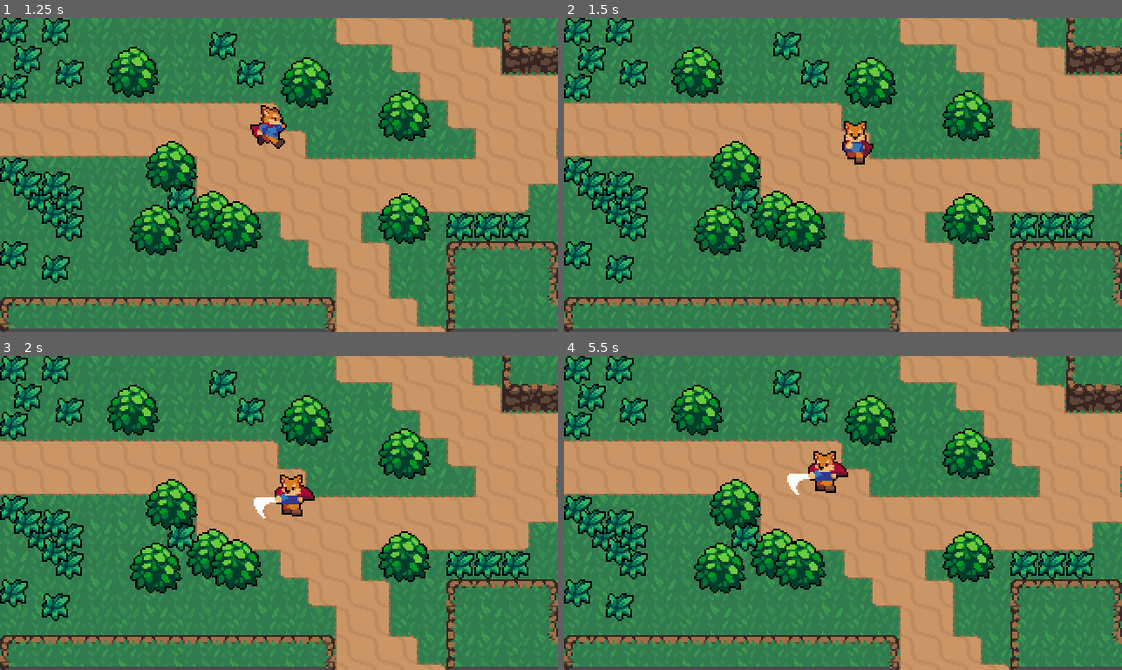
Above: before the commit, frames 1-4 (two rows, left to right).
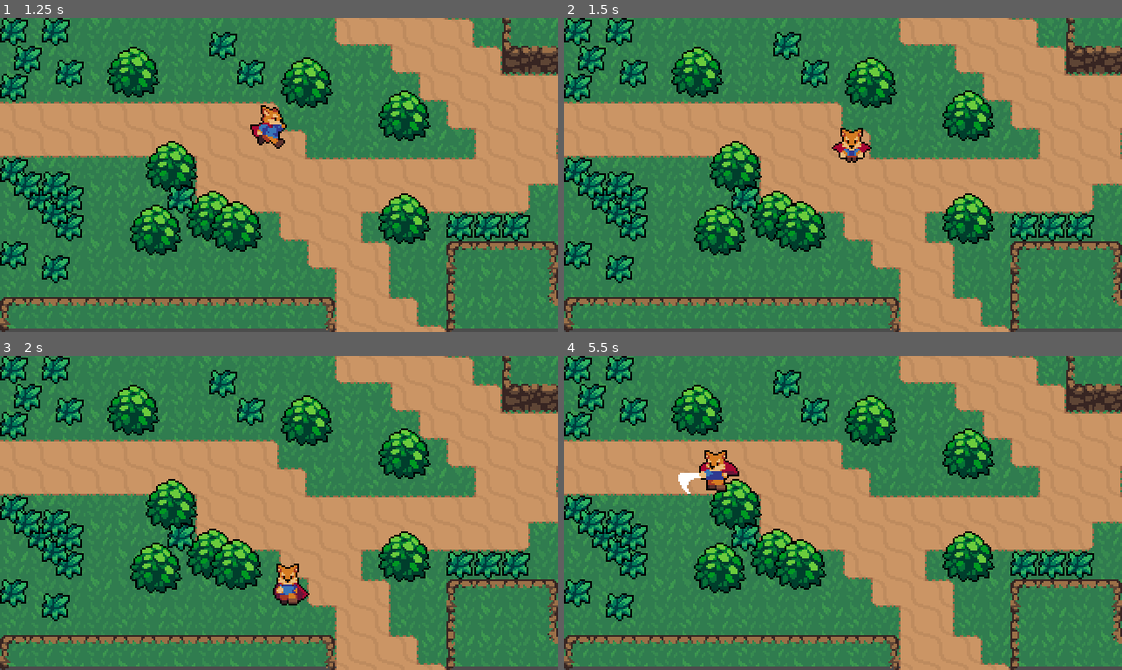
Above: after the commit, the same moments.

Repository: lefev/heart_beast_rpg
Game: Godot game, scene res://scenes/main/Main.tscn
The game is run twice, just before and just after one commit, with the same random seed, the same clock (stepped at 60 frames per second) and the same inputs.
Inputs (mouse positions are in pixels of both pictures, inside the frame that each line leads up to):
- Up to frame 1 (1.25 s): tap Enter at 0.5 s; move the mouse to (401, 159) at 0.52 s; hold D (move_right) from 0.53 s (still down); click (401, 159) at 0.6 s; tap K (roll, bound only after the commit) at 0.8 s
- Up to frame 2 (1.5 s): move the mouse to (731, 190) at 1.27 s; release D (move_right) at 1.28 s; hold S (move_down) from 1.28 s (still down); tap K (roll, bound only after the commit) at 1.35 s
- Up to frame 3 (2 s): keep holding S (move_down); click (167, 528) at 1.55 s
- Up to frame 4 (5.5 s): move the mouse to (898, 443) at 2.02 s; release S (move_down) at 2.03 s; hold D (move_right) 2.03-2.78 s; click (898, 443) at 2.1 s; tap K (roll, bound only after the commit) at 2.3, 2.85, 3.8, 4.35, 5.3 s; move the mouse to (815, 575) at 2.77 s; hold W (move_up) 2.78-3.53 s; click (815, 575) at 3.05 s; move the mouse to (1010, 560) at 3.52 s; hold A (move_left) 3.53-5.03 s; click (1010, 560) at 3.6 s; move the mouse to (675, 465) at 4.27 s; click (675, 465) at 4.55 s; move the mouse to (870, 513) at 5.02 s; hold S (move_down) from 5.03 s (still down); click (870, 513) at 5.1 s

Frame 1 is identical in both runs. In frame 2, 0.6% of the frame differs, in the area x 47-56%, y 32-47%; in frame 3, 1.3%; in frame 4, 1.5%, in the area x 20-51%, y 30-45%.

Commit message:
feat: adds rolling state and animation to the player

Diff:
--- a/tiny_quest/entities/player/Player.tscn
+++ b/tiny_quest/entities/player/Player.tscn
@@ -285,6 +285,126 @@
 "transitions": PoolRealArray( 1 ),
 "update": 1,
 "values": [ 6 ]
+}
+
+[sub_resource type="Animation" id=36]
+resource_name = "roll_down"
+length = 0.5
+tracks/0/type = "value"
+tracks/0/path = NodePath("Sprite:frame")
+tracks/0/interp = 1
+tracks/0/loop_wrap = true
+tracks/0/imported = false
+tracks/0/enabled = true
+tracks/0/keys = {
+"times": PoolRealArray( 0, 0.1, 0.2, 0.3, 0.4 ),
+"transitions": PoolRealArray( 1, 1, 1, 1, 1 ),
+"update": 1,
+"values": [ 55, 56, 57, 58, 59 ]
+}
+tracks/1/type = "method"
+tracks/1/path = NodePath(".")
+tracks/1/interp = 1
+tracks/1/loop_wrap = true
+tracks/1/imported = false
+tracks/1/enabled = true
+tracks/1/keys = {
+"times": PoolRealArray( 0.5 ),
+"transitions": PoolRealArray( 1 ),
+"values": [ {
+"args": [  ],
+"method": "roll_animation_finished"
+} ]
+}
+
+[sub_resource type="Animation" id=37]
+resource_name = "roll_left"
+length = 0.5
+tracks/0/type = "value"
+tracks/0/path = NodePath("Sprite:frame")
+tracks/0/interp = 1
+tracks/0/loop_wrap = true
+tracks/0/imported = false
+tracks/0/enabled = true
+tracks/0/keys = {
+"times": PoolRealArray( 0, 0.1, 0.2, 0.3, 0.4 ),
+"transitions": PoolRealArray( 1, 1, 1, 1, 1 ),
+"update": 1,
+"values": [ 50, 51, 52, 53, 54 ]
+}
+tracks/1/type = "method"
+tracks/1/path = NodePath(".")
+tracks/1/interp = 1
+tracks/1/loop_wrap = true
+tracks/1/imported = false
+tracks/1/enabled = true
+tracks/1/keys = {
+"times": PoolRealArray( 0.5 ),
+"transitions": PoolRealArray( 1 ),
+"values": [ {
+"args": [  ],
+"method": "roll_animation_finished"
+} ]
+}
+
+[sub_resource type="Animation" id=38]
+resource_name = "roll_right"
+length = 0.5
+tracks/0/type = "value"
+tracks/0/path = NodePath("Sprite:frame")
+tracks/0/interp = 1
+tracks/0/loop_wrap = true
+tracks/0/imported = false
+tracks/0/enabled = true
+tracks/0/keys = {
+"times": PoolRealArray( 0, 0.1, 0.2, 0.3, 0.4 ),
+"transitions": PoolRealArray( 1, 1, 1, 1, 1 ),
+"update": 1,
+"values": [ 40, 41, 42, 43, 44 ]
+}
+tracks/1/type = "method"
+tracks/1/path = NodePath(".")
+tracks/1/interp = 1
+tracks/1/loop_wrap = true
+tracks/1/imported = false
+tracks/1/enabled = true
+tracks/1/keys = {
+"times": PoolRealArray( 0.5 ),
+"transitions": PoolRealArray( 1 ),
+"values": [ {
+"args": [  ],
+"method": "roll_animation_finished"
+} ]
+}
+
+[sub_resource type="Animation" id=39]
+resource_name = "roll_up"
+length = 0.5
+tracks/0/type = "value"
+tracks/0/path = NodePath("Sprite:frame")
+tracks/0/interp = 1
+tracks/0/loop_wrap = true
+tracks/0/imported = false
+tracks/0/enabled = true
+tracks/0/keys = {
+"times": PoolRealArray( 0, 0.1, 0.2, 0.3, 0.4 ),
+"transitions": PoolRealArray( 1, 1, 1, 1, 1 ),
+"update": 1,
+"values": [ 45, 46, 47, 48, 49 ]
+}
+tracks/1/type = "method"
+tracks/1/path = NodePath(".")
+tracks/1/interp = 1
+tracks/1/loop_wrap = true
+tracks/1/imported = false
+tracks/1/enabled = true
+tracks/1/keys = {
+"times": PoolRealArray( 0.5 ),
+"transitions": PoolRealArray( 1 ),
+"values": [ {
+"args": [  ],
+"method": "roll_animation_finished"
+} ]
 }
 
 [sub_resource type="Animation" id=10]
@@ -401,6 +521,31 @@
 max_space = Vector2( 1, 1.1 )
 blend_mode = 1
 
+[sub_resource type="AnimationNodeAnimation" id=40]
+animation = "roll_down"
+
+[sub_resource type="AnimationNodeAnimation" id=41]
+animation = "roll_up"
+
+[sub_resource type="AnimationNodeAnimation" id=42]
+animation = "roll_left"
+
+[sub_resource type="AnimationNodeAnimation" id=43]
+animation = "roll_right"
+
+[sub_resource type="AnimationNodeBlendSpace2D" id=44]
+blend_point_0/node = SubResource( 40 )
+blend_point_0/pos = Vector2( 0, 1.1 )
+blend_point_1/node = SubResource( 41 )
+blend_point_1/pos = Vector2( 0, -1.1 )
+blend_point_2/node = SubResource( 42 )
+blend_point_2/pos = Vector2( -1, 0 )
+blend_point_3/node = SubResource( 43 )
+blend_point_3/pos = Vector2( 1, 0 )
+min_space = Vector2( -1, -1.1 )
+max_space = Vector2( 1, 1.1 )
+blend_mode = 1
+
 [sub_resource type="AnimationNodeAnimation" id=24]
 animation = "run_left"
 
@@ -434,16 +579,22 @@
 
 [sub_resource type="AnimationNodeStateMachineTransition" id=32]
 
+[sub_resource type="AnimationNodeStateMachineTransition" id=45]
+
+[sub_resource type="AnimationNodeStateMachineTransition" id=46]
+
 [sub_resource type="AnimationNodeStateMachine" id=33]
 states/attack/node = SubResource( 18 )
-states/attack/position = Vector2( -645.7, -169 )
+states/attack/position = Vector2( -762, -183 )
 states/idle/node = SubResource( 23 )
 states/idle/position = Vector2( -762, -60 )
+states/roll/node = SubResource( 44 )
+states/roll/position = Vector2( -762, 57 )
 states/run/node = SubResource( 28 )
 states/run/position = Vector2( -564, -60 )
-transitions = [ "idle", "run", SubResource( 29 ), "run", "idle", SubResource( 30 ), "idle", "attack", SubResource( 31 ), "attack", "idle", SubResource( 32 ) ]
+transitions = [ "idle", "run", SubResource( 29 ), "run", "idle", SubResource( 30 ), "idle", "attack", SubResource( 31 ), "attack", "idle", SubResource( 32 ), "idle", "roll", SubResource( 45 ), "roll", "idle", SubResource( 46 ) ]
 start_node = "idle"
-graph_offset = Vector2( -1138.7, -218 )
+graph_offset = Vector2( -1309.7, -132 )
 
 [sub_resource type="AnimationNodeStateMachinePlayback" id=34]
 
@@ -458,7 +609,7 @@
 position = Vector2( 0, -10 )
 texture = ExtResource( 1 )
 hframes = 60
-frame = 31
+frame = 54
 
 [node name="CollisionShape2D" type="CollisionShape2D" parent="."]
 rotation = -1.5708
@@ -473,6 +624,10 @@
 anims/idle_left = SubResource( 7 )
 anims/idle_right = SubResource( 8 )
 anims/idle_up = SubResource( 9 )
+anims/roll_down = SubResource( 36 )
+anims/roll_left = SubResource( 37 )
+anims/roll_right = SubResource( 38 )
+anims/roll_up = SubResource( 39 )
 anims/run_down = SubResource( 10 )
 anims/run_left = SubResource( 11 )
 anims/run_right = SubResource( 12 )
@@ -481,13 +636,15 @@
 [node name="AnimationTree" type="AnimationTree" parent="."]
 tree_root = SubResource( 33 )
 anim_player = NodePath("../AnimationPlayer")
+active = true
 parameters/playback = SubResource( 34 )
 parameters/attack/blend_position = Vector2( 0, 0 )
 parameters/idle/blend_position = Vector2( 0, 0 )
+parameters/roll/blend_position = Vector2( -0.00154561, 0 )
 parameters/run/blend_position = Vector2( 0, 0 )
 
 [node name="HitboxPivot" type="Position2D" parent="."]
-position = Vector2( 0.529728, -14.7 )
+position = Vector2( -1.9865, 4.63516 )
 rotation = 0.453786
 __meta__ = {
 "_edit_group_": true
--- a/tiny_quest/entities/player/PlayerController.gd
+++ b/tiny_quest/entities/player/PlayerController.gd
@@ -3,6 +3,7 @@
 # Constants
 # Movement
 const MAX_SPEED : float = 80.0
+const ROLL_SPEED : float = MAX_SPEED * 1.4
 const ACCELERATION : float = 600.0
 const FRICTION : float = 600.0
 
@@ -15,6 +16,7 @@
 # vars
 var current_state = MOVE
 var velocity : Vector2 = Vector2.ZERO
+var velocity_roll : Vector2 = Vector2.LEFT
 
 onready var animation_player : AnimationPlayer = $AnimationPlayer
 onready var animation_tree : AnimationTree = $AnimationTree
@@ -30,12 +32,9 @@
 		MOVE:
 			move_state(delta)
 		ROLL:
-			pass
-
+			roll_state(delta)
 		ATTACK:
 			attack_state(delta)
-			pass
-	pass
 
 
 func _get_movement_input() -> Vector2:
@@ -50,28 +49,47 @@
 	var movement_input : Vector2 = _get_movement_input()
 
 	if movement_input != Vector2.ZERO:
+		velocity_roll = movement_input
 		animation_tree.set("parameters/idle/blend_position", movement_input)
 		animation_tree.set("parameters/run/blend_position", movement_input)
 		animation_tree.set("parameters/attack/blend_position", movement_input)
+		animation_tree.set("parameters/roll/blend_position", movement_input)
 		animation_state.travel("run")
 		velocity = velocity.move_toward(movement_input * MAX_SPEED, ACCELERATION * delta)
 	else:
 		animation_state.travel("idle")
 		velocity = velocity.move_toward(Vector2.ZERO, FRICTION * delta)
 
-	velocity = move_and_slide(velocity)
+	move()
+
+	if Input.is_action_just_pressed("roll"):
+		current_state = ROLL
 
 	if Input.is_action_just_pressed("attack"):
 		current_state = ATTACK
-	pass
+
+
+func roll_animation_finished() -> void:
+	current_state = MOVE
+
+
+func roll_state(_delta : float) -> void:
+	velocity = velocity_roll * ROLL_SPEED
+	animation_state.travel("roll")
+	move()
 
 
 func attack_state(_delta : float) -> void:
 	# Stop sliding while attacking
 	velocity = Vector2.ZERO
 	animation_state.travel("attack")
-	pass
 
 
 func attack_animation_finished() -> void:
 	current_state = MOVE
+	# magic number x.x
+	velocity = velocity * 0.8
+
+
+func move() -> void:
+	velocity = move_and_slide(velocity)
--- a/tiny_quest/project.godot
+++ b/tiny_quest/project.godot
@@ -76,7 +76,12 @@
 attack={
 "deadzone": 0.5,
 "events": [ Object(InputEventMouseButton,"resource_local_to_scene":false,"resource_name":"","device":0,"alt":false,"shi …(212 unchanged characters)…
-, Object(InputEventKey,"resource_local_to_scene":false,"resource_name":"","device":0,"alt":false,"shift":false,"control":false,"meta":false,"command":false,"pressed":false,"scancode":32,"unicode":0,"echo":false,"script":null)
+, Object(InputEventKey,"resource_local_to_scene":false,"resource_name":"","device":0,"alt":false,"shift":false,"control":false,"meta":false,"command":false,"pressed":false,"scancode":74,"unicode":0,"echo":false,"script":null)
+ ]
+}
+roll={
+"deadzone": 0.5,
+"events": [ Object(InputEventKey,"resource_local_to_scene":false,"resource_name":"","device":0,"alt":false,"shift":false,"control":false,"meta":false,"command":false,"pressed":false,"scancode":75,"unicode":0,"echo":false,"script":null)
  ]
 }
 
Not shown: 1 places in tiny_quest/entities/player/Player.tscn that only renumber resources
